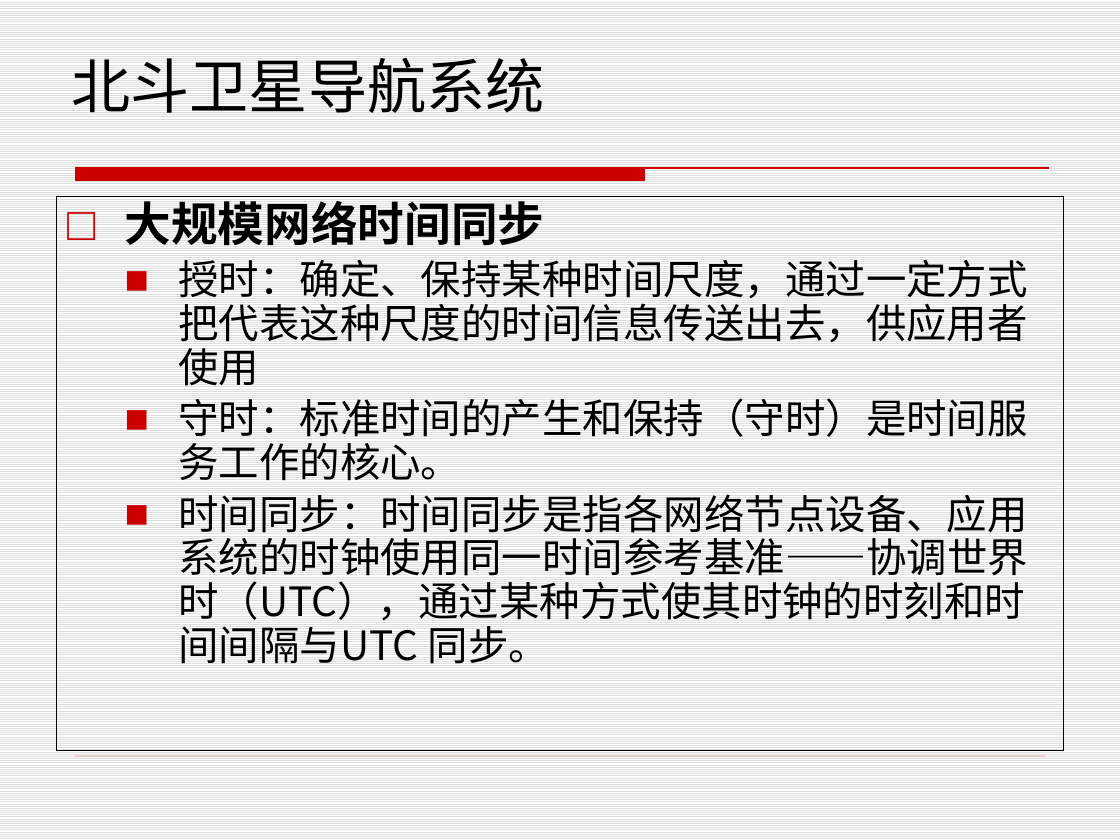
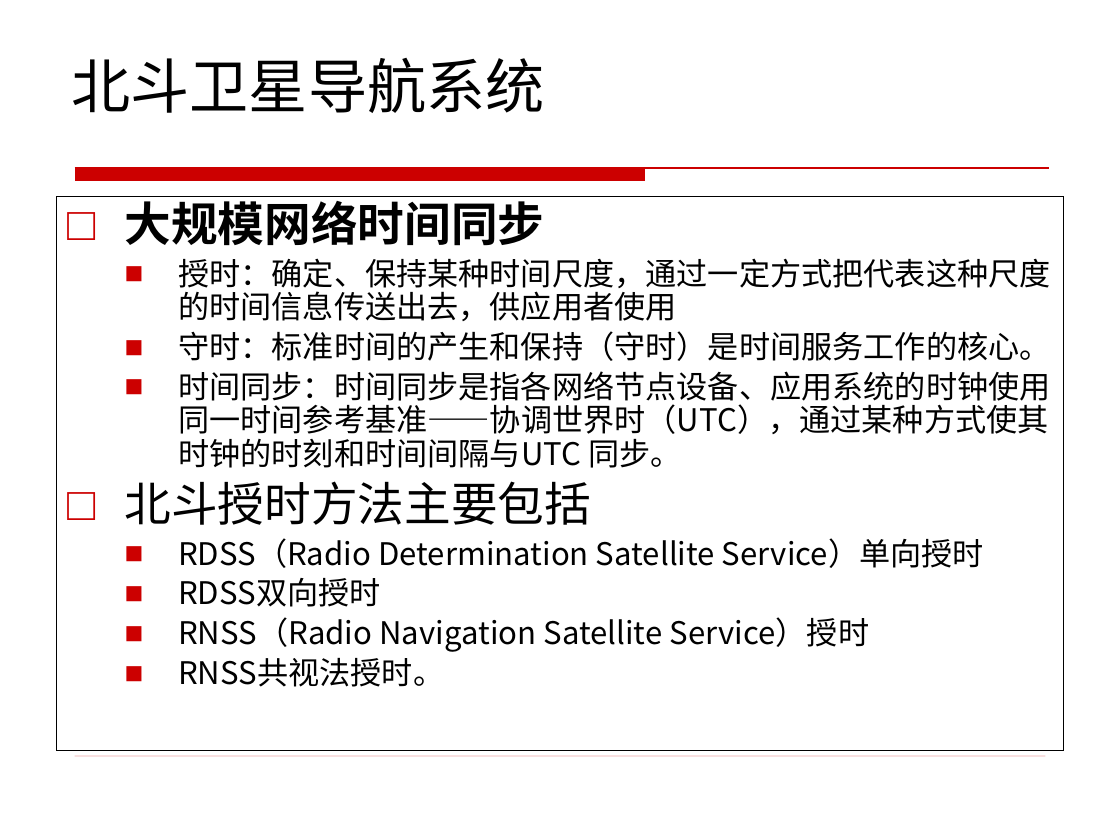
Before and after one commit to henryzhao/graduate, a slide deck: slide 11 of 赵玉琦硕士论文答辩.pptx. Drawn at 1120x840 pixels with LibreOffice and Linux fonts; fonts in the diff are those of the drawing; background and template pictures are left out. Boxes give left, top, right and bottom in pixels: in the first picture for what was removed or moved away, otherwise in the second. Text is boxed around its words. In the diff, an @@ line names an element or a change of style, - is before the commit and + after.

Commit message:
pptx +

```diff
--- a/赵玉琦硕士论文答辩.pptx
+++ b/赵玉琦硕士论文答辩.pptx
@@ background pattern #DDDDDD on #FFFFFF to #FFFFFF @@
@@ text at [178, 258, 1050, 468]: size 26 to 20 pt in "授时：确定、保持某种时间尺度，通过一定方式把代表这种尺度的时间信息传送出去，供应用者使用", "守时：标准时间的产生和保持（守时）是时间服务工作的核心。", "时间同步：时间同步是指各网络节点设备、应用系统的时钟使用同一时间参考基准——协调世界时（UTC），通过某种方式使其时钟的 ..."; less space between paragraphs @@
@@ text at [125, 481, 984, 687]: paragraphs added @@
+□ 北斗授时方法主要包括
+  ■ RDSS（Radio Determination Satellite Service）单向授时
+  ■ RDSS双向授时
+  ■ RNSS（Radio Navigation Satellite Service）授时
+  ■ RNSS共视法授时。
```
Also in this commit, not shown: 19 other slides changed, 13 slides added, 14 slides removed, 3 other files.
